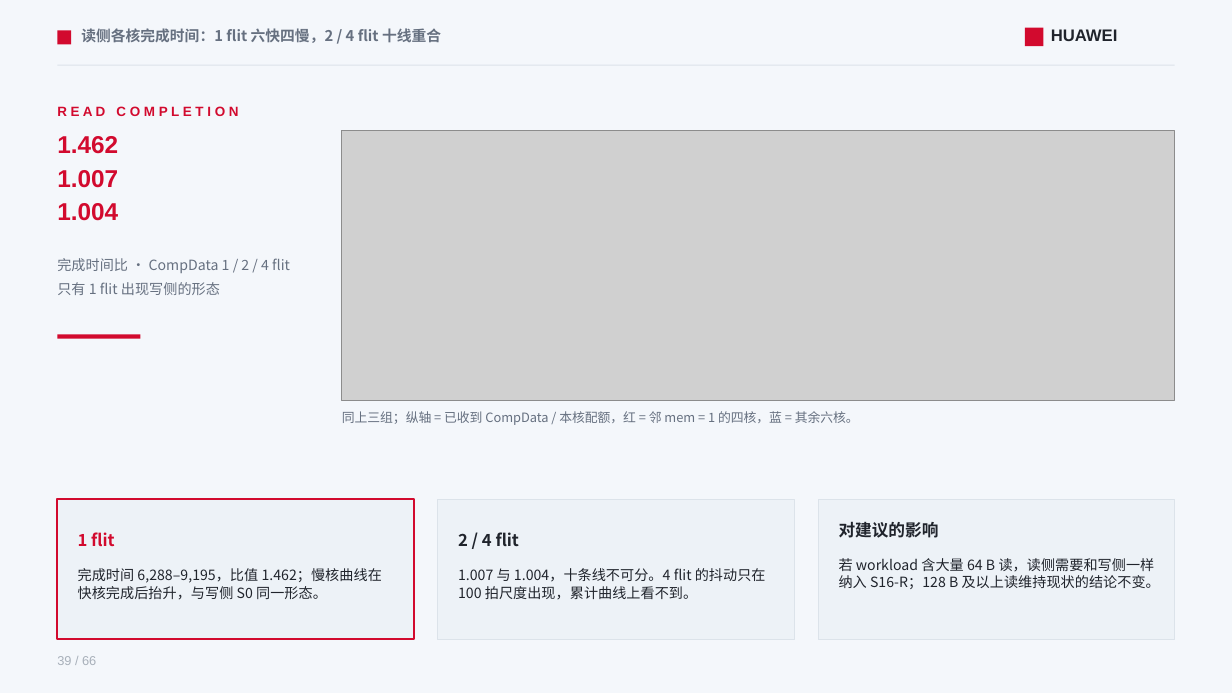
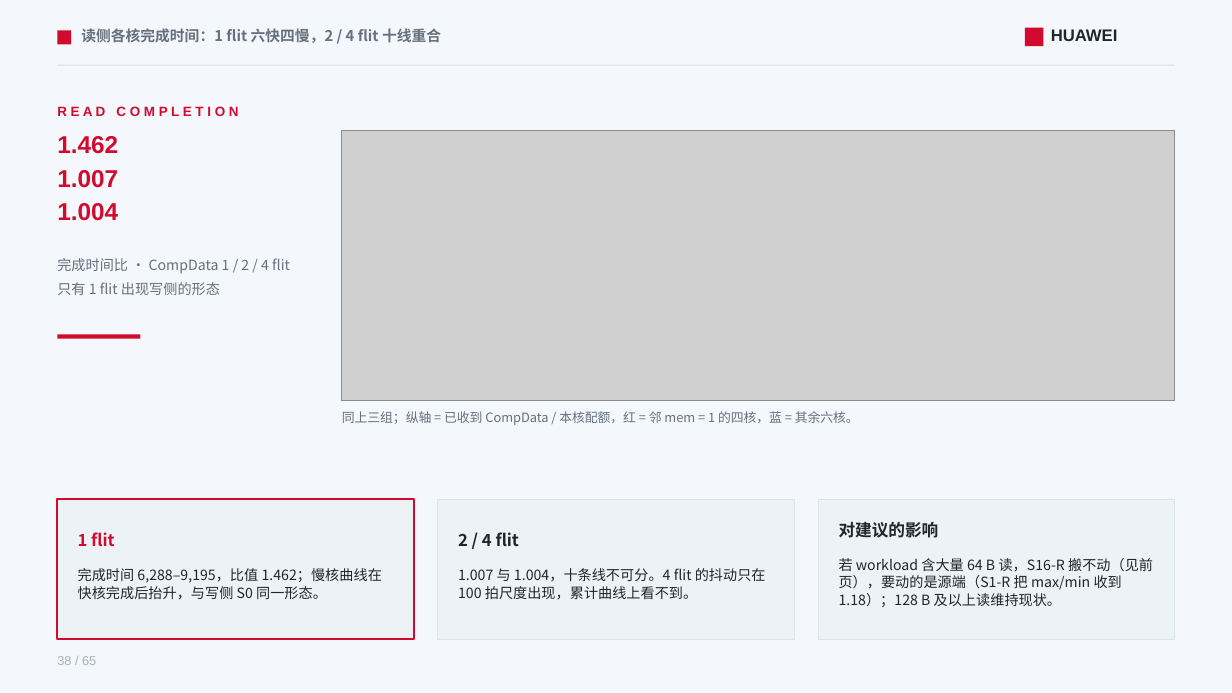
Before and after one commit to lukebest/booksim2, a slide deck: slide 38 of ppt/ring2-write-fairness.pptx (slide 39 before the commit). Drawn at 1232x693 pixels with LibreOffice and Linux fonts; fonts in the diff are those of the drawing; grey boxes stand for pictures. Boxes give left, top, right and bottom in pixels: in the first picture for what was removed or moved away, otherwise in the second. Text is boxed around its words. In the diff, an @@ line names an element or a change of style, - is before the commit and + after.

```diff
--- a/ppt/ring2-write-fairness.pptx
+++ b/ppt/ring2-write-fairness.pptx
@@ text at bbox=[839, 558, 1153, 607]: text changed @@
-若 workload 含大量 64 B 读，读侧需要和写侧一样纳入 S16-R；128 B 及以上读维持现状的结论不变。
+若 workload 含大量 64 B 读，S16-R 搬不动（见前页），要动的是源端（S1-R 把 max/min 收到 1.18）；128 B 及以上读维持现状。
```
Also in this commit, not shown: 63 other slides changed, 1 slide removed, 11 other files.
